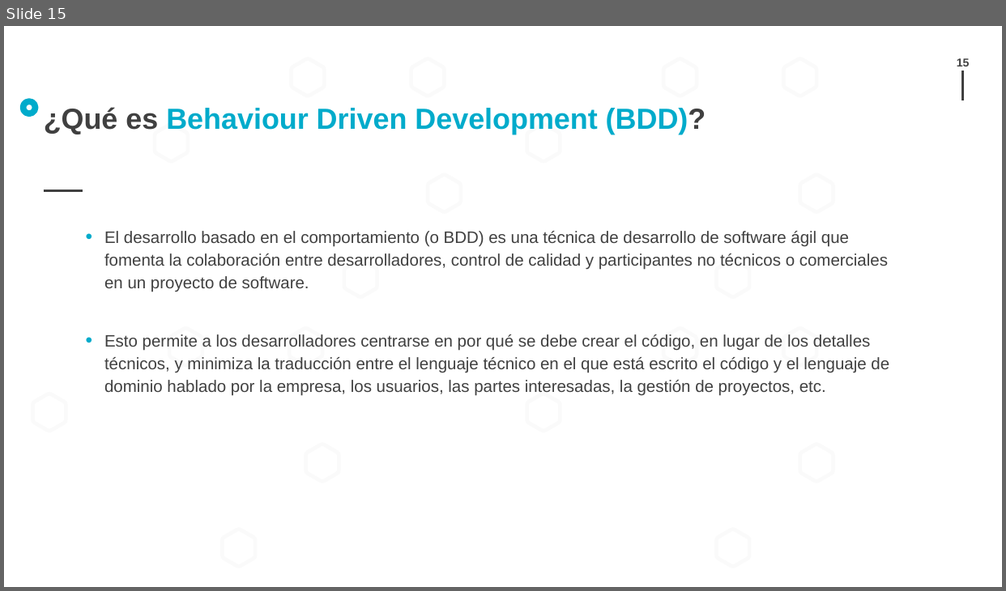
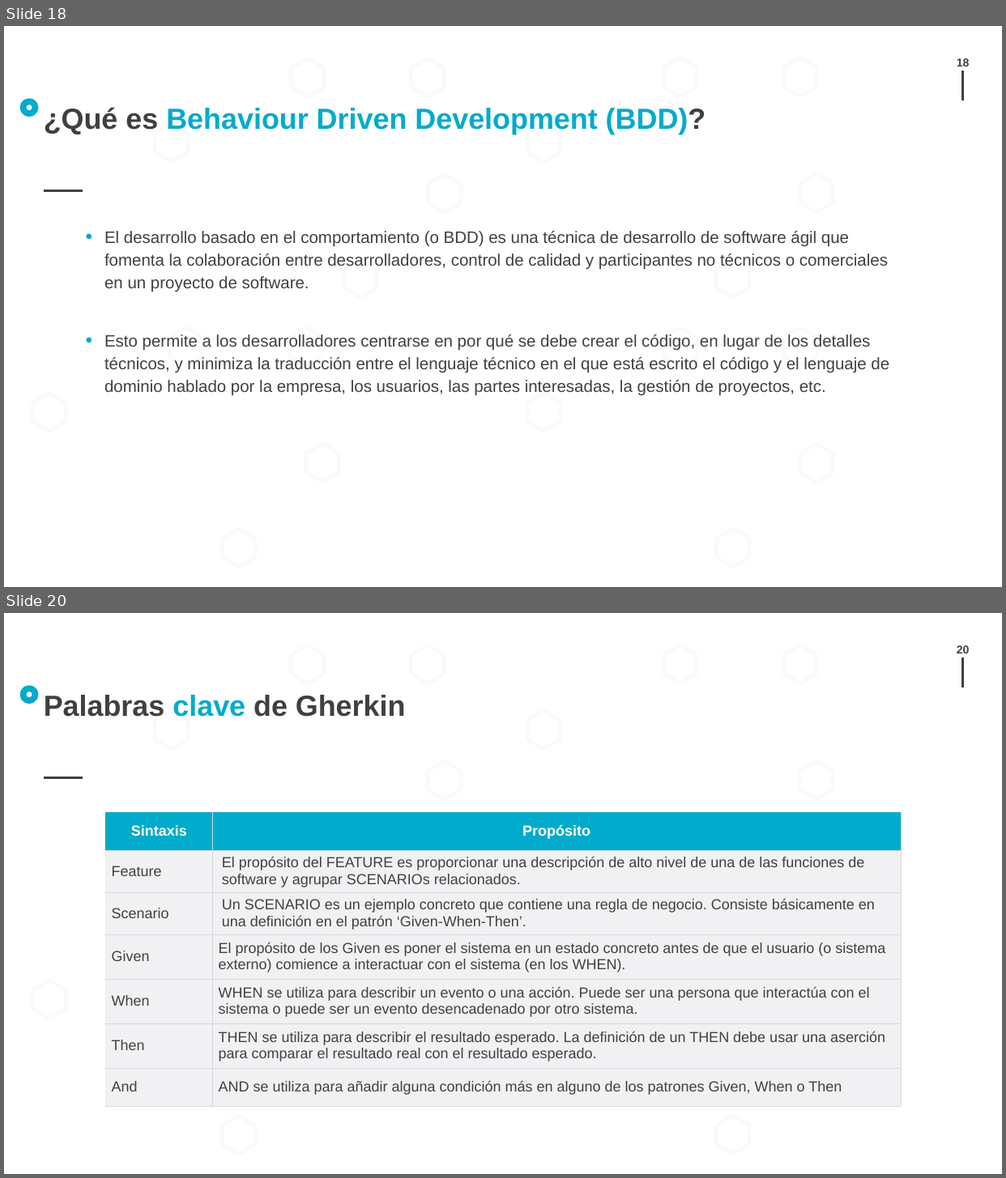
Before and after one commit to manzanero/appium-exposition-es, a slide deck: 2022-03-10__Appium__Alejandro_Manzanero.pptx. Shown one above the other, each under a label of ours: slide 15 before the commit, slides 18 and 20 after it; the slides between them are not shown. The pictures are 1006x591 and 1006x1178 pixels, drawn with LibreOffice and Linux fonts; fonts in the diff are those of the drawing; background and template pictures are left out. Boxes give left, top, right and bottom in pixels: in the first picture for what was removed or moved away, otherwise in the second. Text is boxed around its words. In the diff, an @@ line names an element or a change of style, - is before the commit and + after.

```diff
--- a/2022-03-10__Appium__Alejandro_Manzanero.pptx
+++ b/2022-03-10__Appium__Alejandro_Manzanero.pptx
@@ slide 20 added at (4, 613, 1002, 1174), background #FFFFFF; not listed: 23 template elements that a slide beside it also shows @@
@@ page number added at (957, 645, 970, 653), 11 pt, text #404040, bold @@
+20
@@ title added at (44, 695, 406, 717), 28 pt, text #404040, bold @@
+Palabras clave de Gherkin
@@ table added at (106, 812, 901, 1118), 7 rows, 2 columns @@
+Sintaxis | Propósito
+Feature | El propósito del FEATURE es proporcionar una descripción de alto nivel de una de las funciones de software y agrupar SCENARIOs relacionados.
+Scenario | Un SCENARIO es un ejemplo concreto que contiene una regla de negocio. Consiste básicamente en una definición en el patrón ‘Given-When-Then’.
+Given | El propósito de los Given es poner el sistema en un estado concreto antes de que el usuario (o sistema externo) comience a interactuar con el sistema (en los WHEN).
+When | WHEN se utiliza para describir un evento o una acción. Puede ser una persona que interactúa con el sistema o puede ser un evento desencadenado por otro sistema.
+Then | THEN se utiliza para describir el resultado esperado. La definición de un THEN debe usar una aserción para comparar el resultado real con el resultado esperado.
+And | AND se utiliza para añadir alguna condición más en alguno de los patrones Given, When o Then
@@ what was slide 15 is now slide 18 @@
@@ page number at (957, 58, 970, 66): text changed @@
-15
+18
```
Also in this commit, not shown: 5 slides changed, 5 other slides added, 1 other file.
